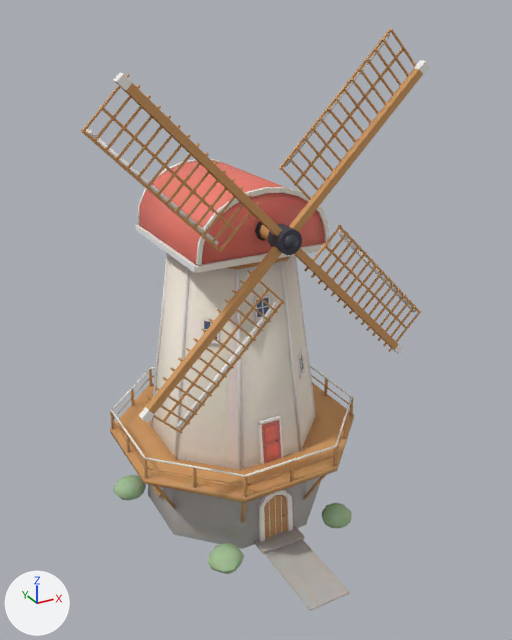
Before and after pictures for a commit that changed the glTF model public/env/windmill.glb.
One viewpoint serves both versions: a 50 mm lens placed at (-14.8, -28.8, 24.8), pointed at (0.5, -0.9, 10.9). Lighting does not change. The marker at lower left points along +X, +Y and +Z. The older version comes first. Where no turn or scale is listed for an object, it has been applied to the vertices. Vertices at exactly the same position are counted once.

The first picture shows 'windmill_body', 'windmill_sails'.
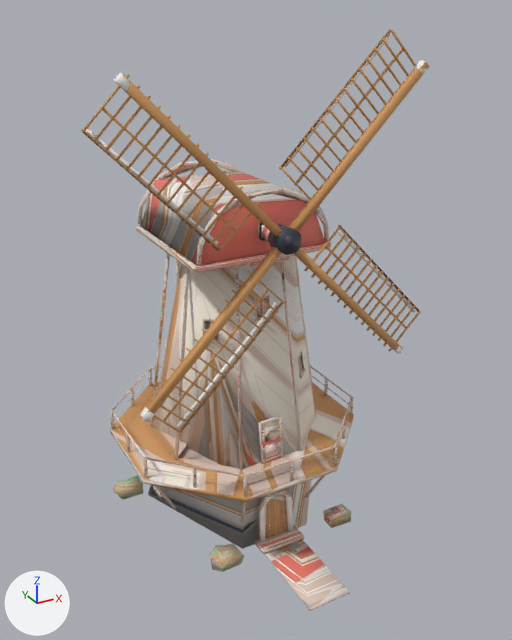
Where the newer file only moved an object's origin or applied its transform, the numbers keep the older frame.

Location of each change, [x1, y1, x2, y2] in pixels of the pictures (512 x 640 px):
'windmill_sails', reshaped, moved: before [80, 29, 430, 434]; after [81, 29, 430, 434]
part 1 of me_windmill_body, cut back: before [110, 159, 354, 611]; after [110, 225, 354, 517]
part 2 of me_windmill_body, surface changed: [110, 206, 354, 603] in both
part 3 of me_windmill_sails, cut back (mostly hidden afterwards): before [80, 29, 430, 433]; after [123, 74, 403, 418]

The change in detail:
me_windmill_body is used by ob_windmill_body; location (0.16, 0.0, 8.93).
me_windmill_body had 3780 vertices, 7082 faces and spanned x -6.4..6.4, y -8.8..8.8, z -8.9..8.9.
me_windmill_body now has 1553 vertices, 2804 faces and spans x -6.4..6.4, y -8.8..8.8, z -8.9..8.8.
me_windmill_body part 1: 98 vertices moved within x -4.7..5.8, y -5.4..8.1, z -7.7..6.0; 1858 vertices removed from x -6.4..6.4, y -8.8..8.8, z -8.9..8.9.
me_windmill_body part 2: 395 kept faces spanning x -6.2..5.9, y -8.8..8.6, z -8.9..8.2 get new texture (UV) coordinates.
Other edits to the shape of me_windmill_body do not show in these pictures.
me_windmill_sails is used by ob_windmill_sails; location (0.0, -4.41, 16.0).
me_windmill_sails had 2016 vertices, 3704 faces and spanned x -8.1..8.1, y -0.6..0.6, z -8.1..8.1.
me_windmill_sails now has 968 vertices, 1624 faces and spans x -8.1..8.1, y -0.6..0.6, z -8.1..8.1.
me_windmill_sails part 3: 7 vertices moved within x -0.3..0.3, y -0.4..0.2, z -0.3..0.3; 1048 vertices removed from x -8.1..8.1, y -0.6..0.6, z -8.1..8.1.
Object 'windmill_sails' (ob_windmill_sails) moves from (0.0, -4.41, 16.0) to (0.0, -4.39, 16.0).
